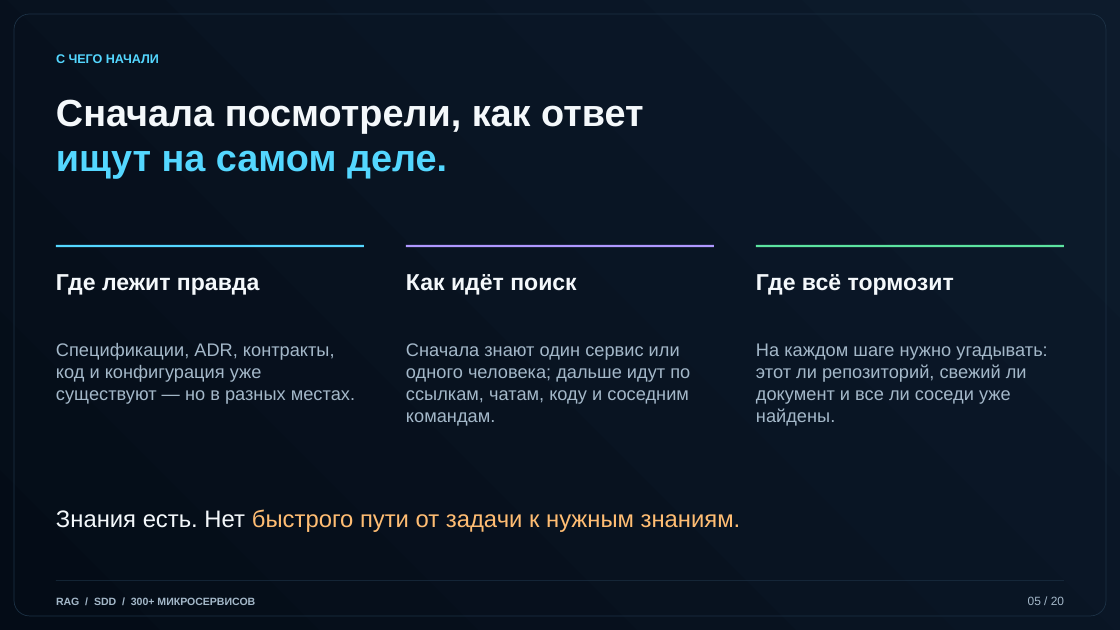
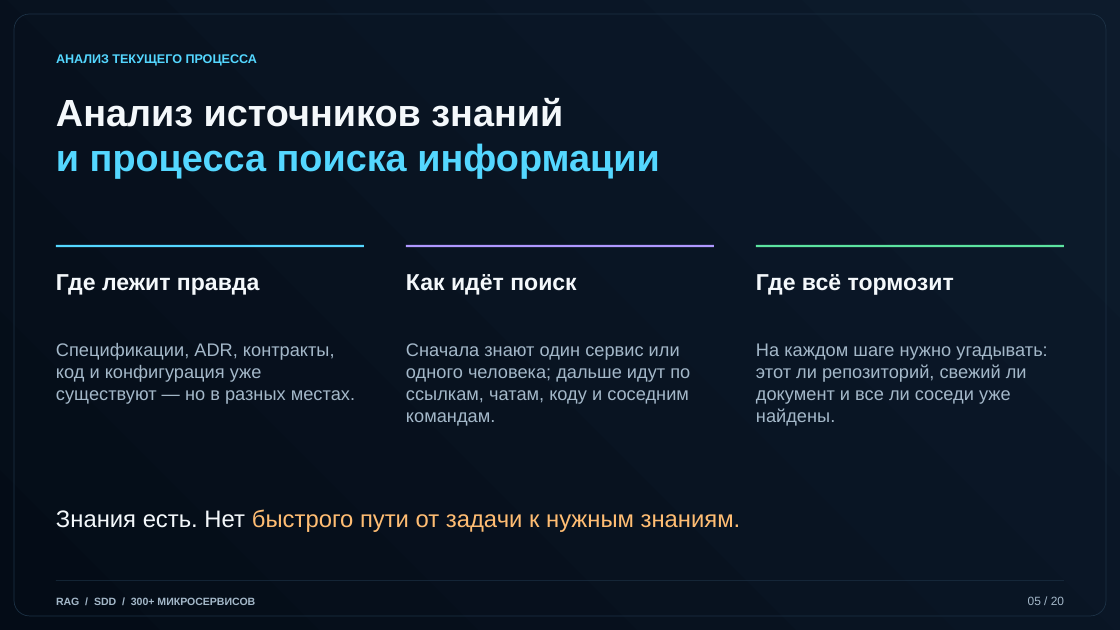
Before and after one commit to arptra/kb-rag-mcp, a slide deck: slide 5 of docs/corporate-rag-presentation.pptx. Drawn at 1120x630 pixels with LibreOffice and Linux fonts; fonts in the diff are those of the drawing. Boxes give left, top, right and bottom in pixels: in the first picture for what was removed or moved away, otherwise in the second. Text is boxed around its words. In the diff, an @@ line names an element or a change of style, - is before the commit and + after.

```diff
--- a/docs/corporate-rag-presentation.pptx
+++ b/docs/corporate-rag-presentation.pptx
@@ text at <box>56,54,257,66</box>: text changed @@
-С ЧЕГО НАЧАЛИ
+АНАЛИЗ ТЕКУЩЕГО ПРОЦЕССА
@@ text at <box>56,98,660,178</box>: text changed; text colour #F4F8FB to #54D7FF @@
-Сначала посмотрели, как ответ
-ищут на самом деле.
+Анализ источников знаний
+и процесса поиска информации
```
Also in this commit, not shown: 19 other slides changed.
